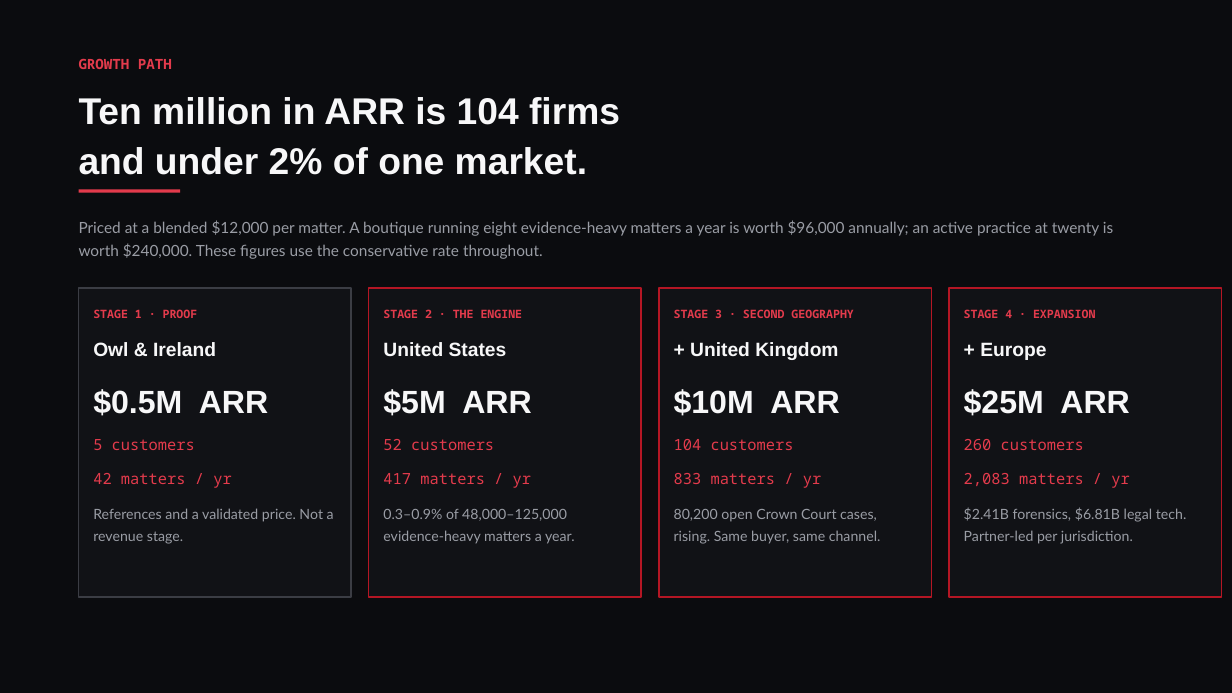
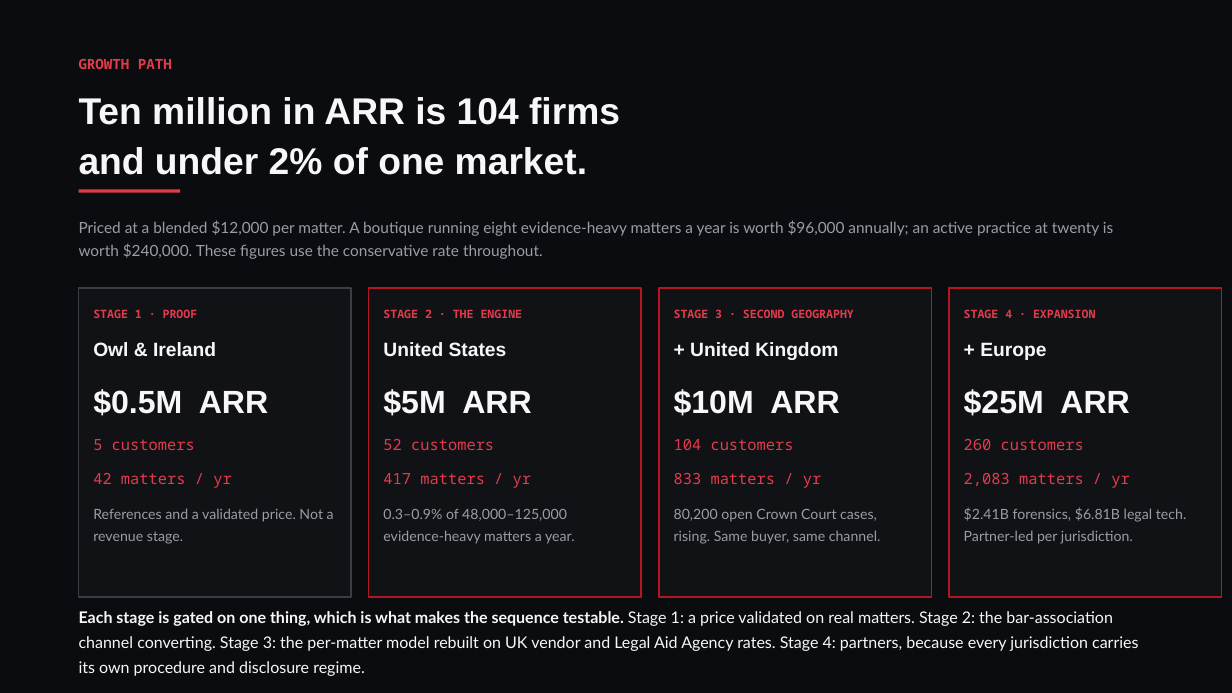
Before and after one commit to conorbowles51/owl-n4j, a slide deck: slide 9 of Loupe-NDRC-deck.pptx. Drawn at 1232x693 pixels with LibreOffice and Linux fonts; fonts in the diff are those of the drawing. Boxes give left, top, right and bottom in pixels: in the first picture for what was removed or moved away, otherwise in the second. Text is boxed around its words. In the diff, an @@ line names an element or a change of style, - is before the commit and + after.

```diff
--- a/Loupe-NDRC-deck.pptx
+++ b/Loupe-NDRC-deck.pptx
@@ text added at (79, 611, 1138, 676), 12.5 pt, text #F7F7F8 @@
+Each stage is gated on one thing, which is what makes the sequence testable. Stage 1: a price validated on real matters. Stage 2: the bar-association channel converting. Stage 3: the per-matter model rebuilt on UK vendor and Legal Aid Agency rates. Stage 4: partners, because every jurisdiction carries its own procedure and disclosure regime.
```
Also in this commit, not shown: 1 other slide changed, 3 other files.
